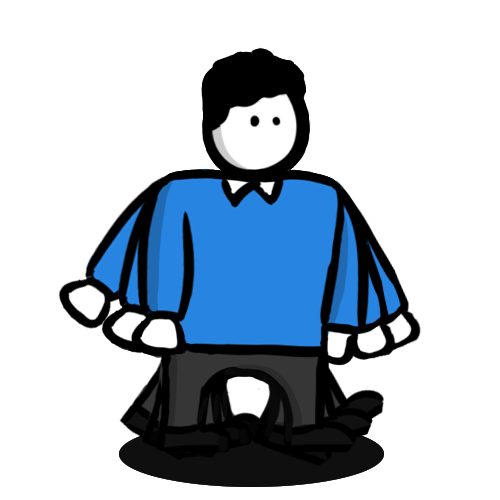
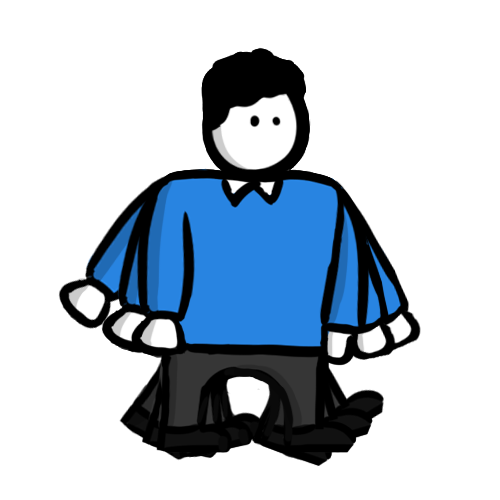
Layered file, before and after one edit (500 x 500). Changes by layer:
painted on "Shadow" (1st of 9, in "WalkRight_08") over [140, 318, 334, 357]
painted on "Outline copy" (1st of 9, in "WalkRight_08") over [141, 318, 360, 346]
removed layer "Layer 8" (1st of 3, in "WalkRight_08") from group "WalkRight_08" over [141, 318, 365, 354]
hid "Ellipse 1" (1st of 9, in "WalkRight_08") over [119, 421, 384, 487]
showed "Shadow" (2nd of 9, in "WalkRight_07"), painted on it over [111, 107, 367, 454]
hid "Ellipse 1" (2nd of 9, in "WalkRight_07") over [119, 421, 384, 487]
showed "Shadow" (3rd of 9, in "WalkRight_06"), painted on it over [68, 107, 396, 452]
hid "Ellipse 1" (3rd of 9, in "WalkRight_06") over [119, 421, 384, 487]
showed "Shadow" (4th of 9, in "WalkRight_05"), painted on it over [109, 107, 367, 434]
hid "Ellipse 1" (4th of 9, in "WalkRight_05") over [119, 421, 384, 487]
painted on "Shadow" (5th of 9, in "WalkRight_04") over [140, 318, 334, 357]
hid "Ellipse 1" (5th of 9, in "WalkRight_04") over [119, 421, 384, 487]
showed "Shadow" (6th of 9, in "WalkRight_03"), painted on it over [142, 107, 334, 432]
hid "Ellipse 1" (6th of 9, in "WalkRight_03") over [119, 421, 384, 487]
showed "Shadow" (7th of 9, in "WalkRight_02"), painted on it over [122, 107, 334, 435]
hid "Ellipse 1" (7th of 9, in "WalkRight_02") over [119, 421, 384, 487]
showed "Shadow" (8th of 9, in "WalkRight_01"), painted on it over [142, 107, 334, 438]
hid "Ellipse 1" (8th of 9, in "WalkRight_01") over [119, 421, 384, 487]
